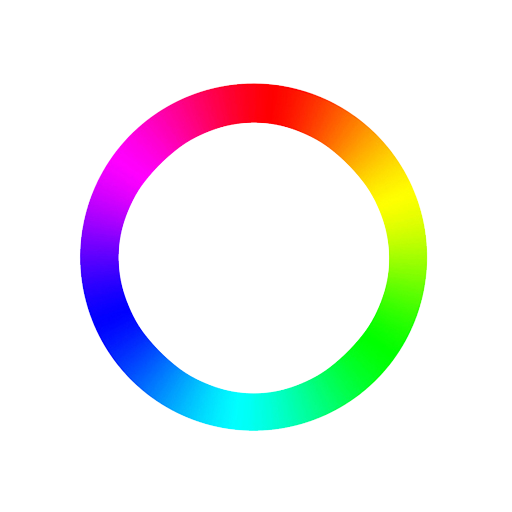
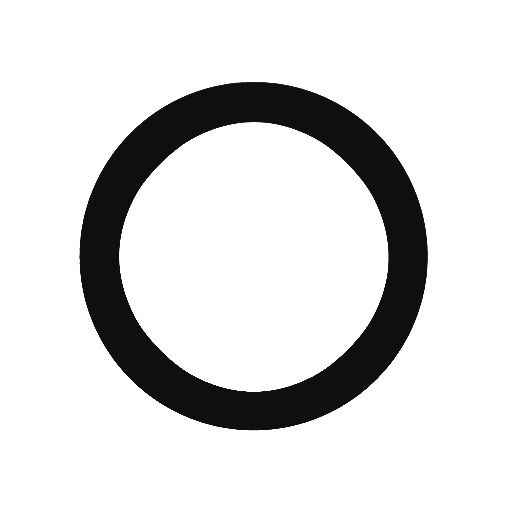
Layered file, before and after one edit (512x512). Changes by layer:
added layer "Слой 2" above "Слой 3" over [79, 82, 428, 431]
added layer "Слой 3" above "Слой 1" over [79, 82, 428, 431]
hid "Слой 1" over [79, 83, 428, 431]
